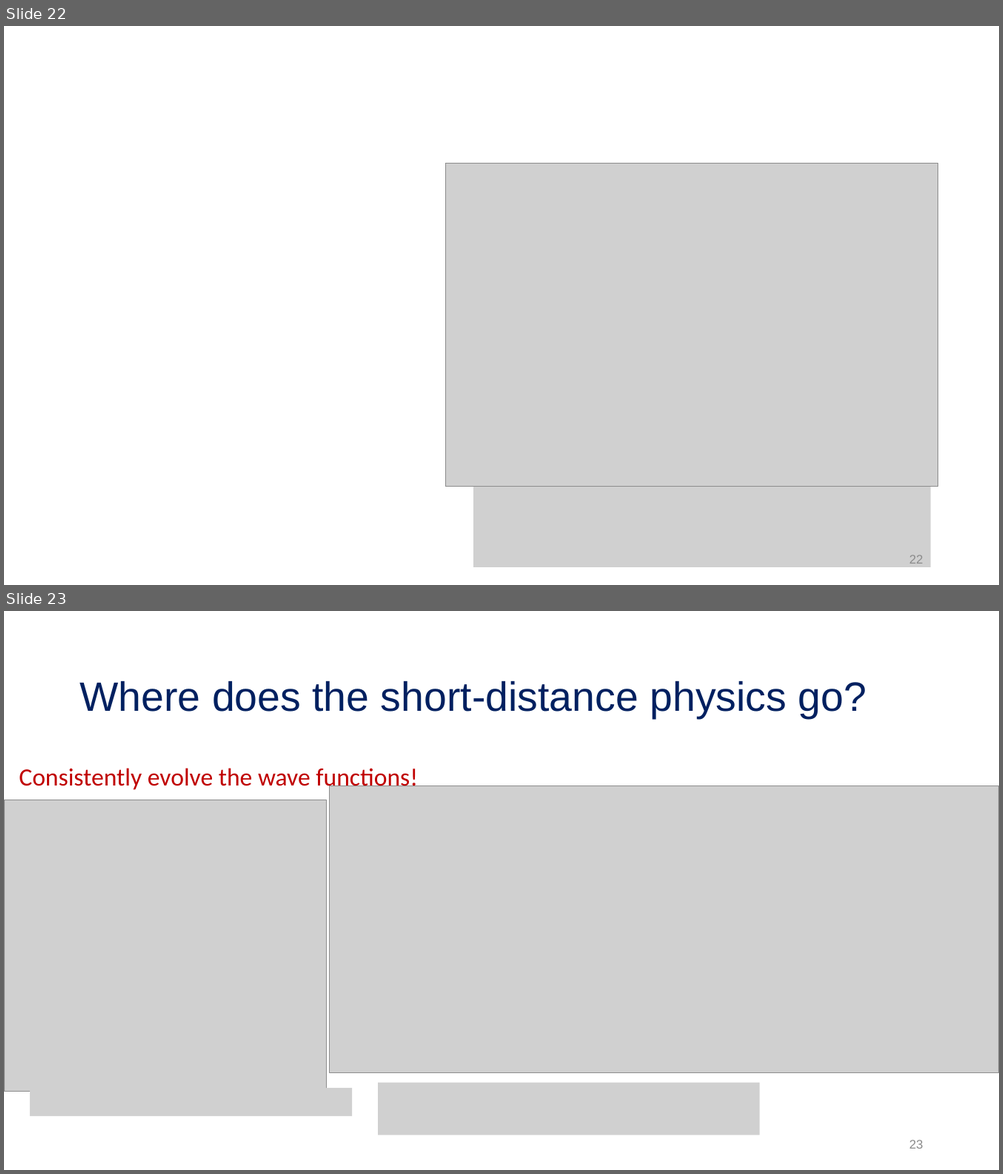
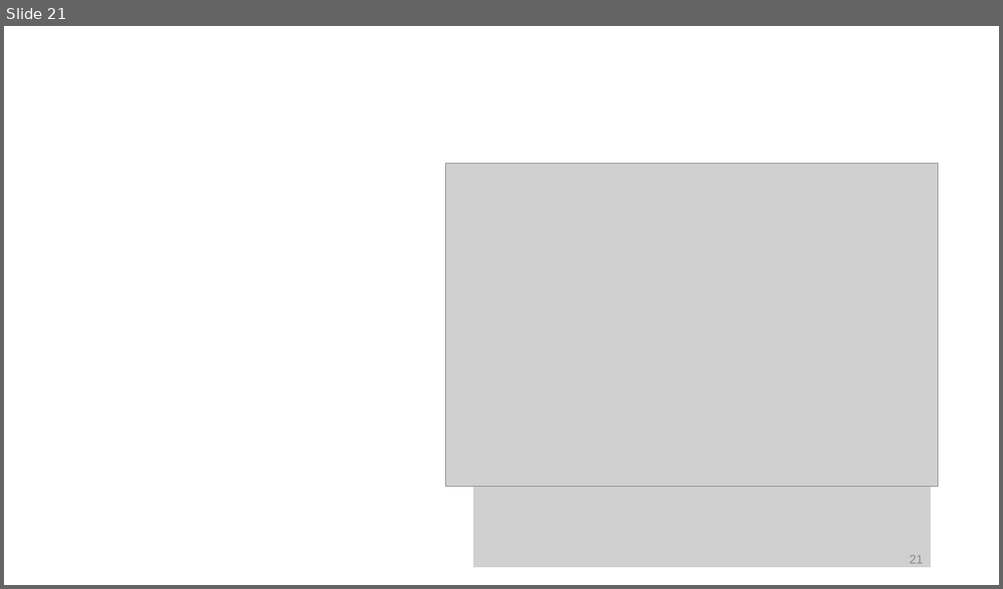
Before and after one commit to tropiano4/tropiano-srg, a slide deck: Presentations/NUCLEI_June2020/tropiano_nuclei_2020.pptx. Shown one above the other, each under a label of ours: slides 22 and 23 before the commit, slide 21 after it. The pictures are 1003x1174 and 1003x589 pixels, drawn with LibreOffice and Linux fonts; fonts in the diff are those of the drawing; grey boxes stand for pictures. Boxes give left, top, right and bottom in pixels: in the first picture for what was removed or moved away, otherwise in the second. Text is boxed around its words. In the diff, an @@ line names an element or a change of style, - is before the commit and + after.

```diff
--- a/Presentations/NUCLEI_June2020/tropiano_nuclei_2020.pptx
+++ b/Presentations/NUCLEI_June2020/tropiano_nuclei_2020.pptx
@@ slide 23 removed at [4, 611, 999, 1170], background #FFFFFF @@
@@ title removed at [79, 681, 866, 718] @@
-Where does the short-distance physics go?
@@ text removed at [19, 768, 418, 792] @@
-Consistently evolve the wave functions!
@@ picture removed at [330, 786, 999, 1073] @@
@@ picture removed at [4, 800, 327, 1092] @@
@@ picture removed at [30, 1088, 353, 1117] @@
@@ picture removed at [378, 1083, 759, 1136] @@
@@ page number removed at [909, 1140, 923, 1149] @@
-23
@@ what was slide 22 is now slide 21 @@
@@ page number at [909, 555, 923, 564]: text changed @@
-22
+21
```
Also in this commit, not shown: 5 slides changed, 1 slide added, 1 other slide removed.
